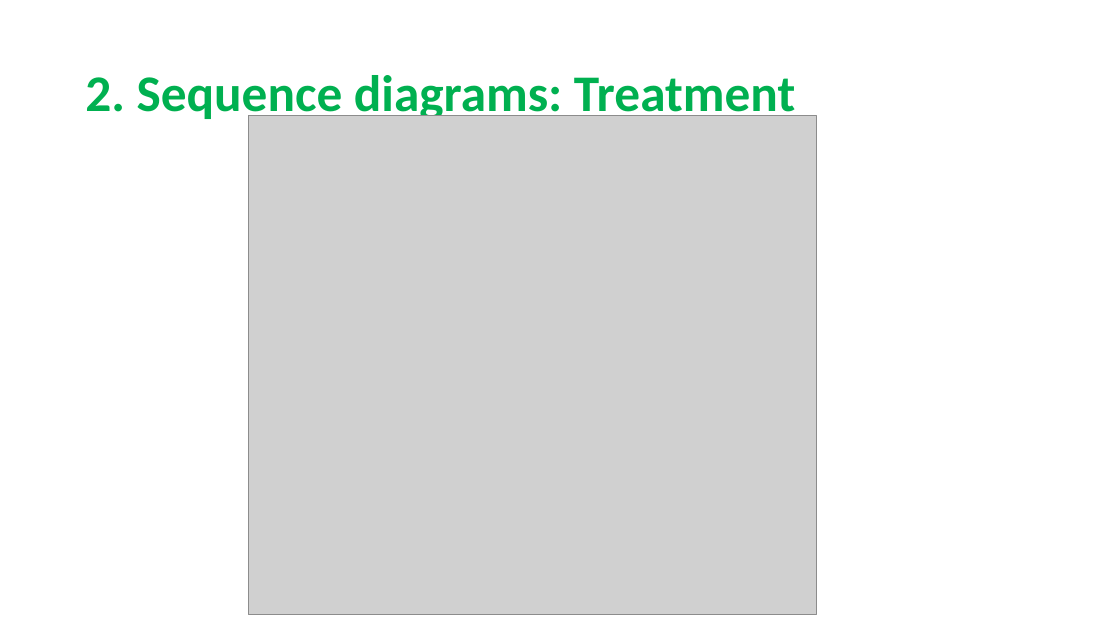
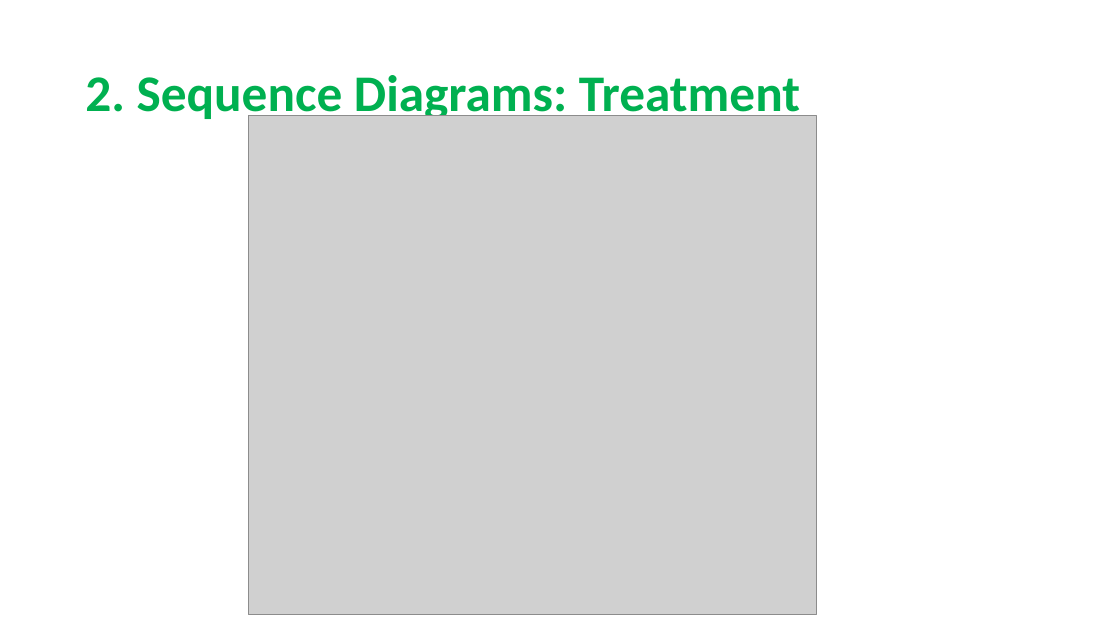
Before and after one commit to sarahmele/ch.bfh.btx8081.w2015.green, a slide deck: slide 8 of doc/task07/unterlagen_task7/Task7.pptx (slide 7 before the commit). Drawn at 1120x630 pixels with LibreOffice and Linux fonts; fonts in the diff are those of the drawing; grey boxes stand for pictures. Boxes give left, top, right and bottom in pixels: in the first picture for what was removed or moved away, otherwise in the second. Text is boxed around its words. In the diff, an @@ line names an element or a change of style, - is before the commit and + after.

```diff
--- a/doc/task07/unterlagen_task7/Task7.pptx
+++ b/doc/task07/unterlagen_task7/Task7.pptx
@@ title at box(85, 75, 800, 123): text changed @@
-2. Sequence diagrams: Treatment
+2. Sequence Diagrams: Treatment
```
Also in this commit, not shown: 6 other slides changed, 2 slides added, 1 slide removed, 4 other files.
